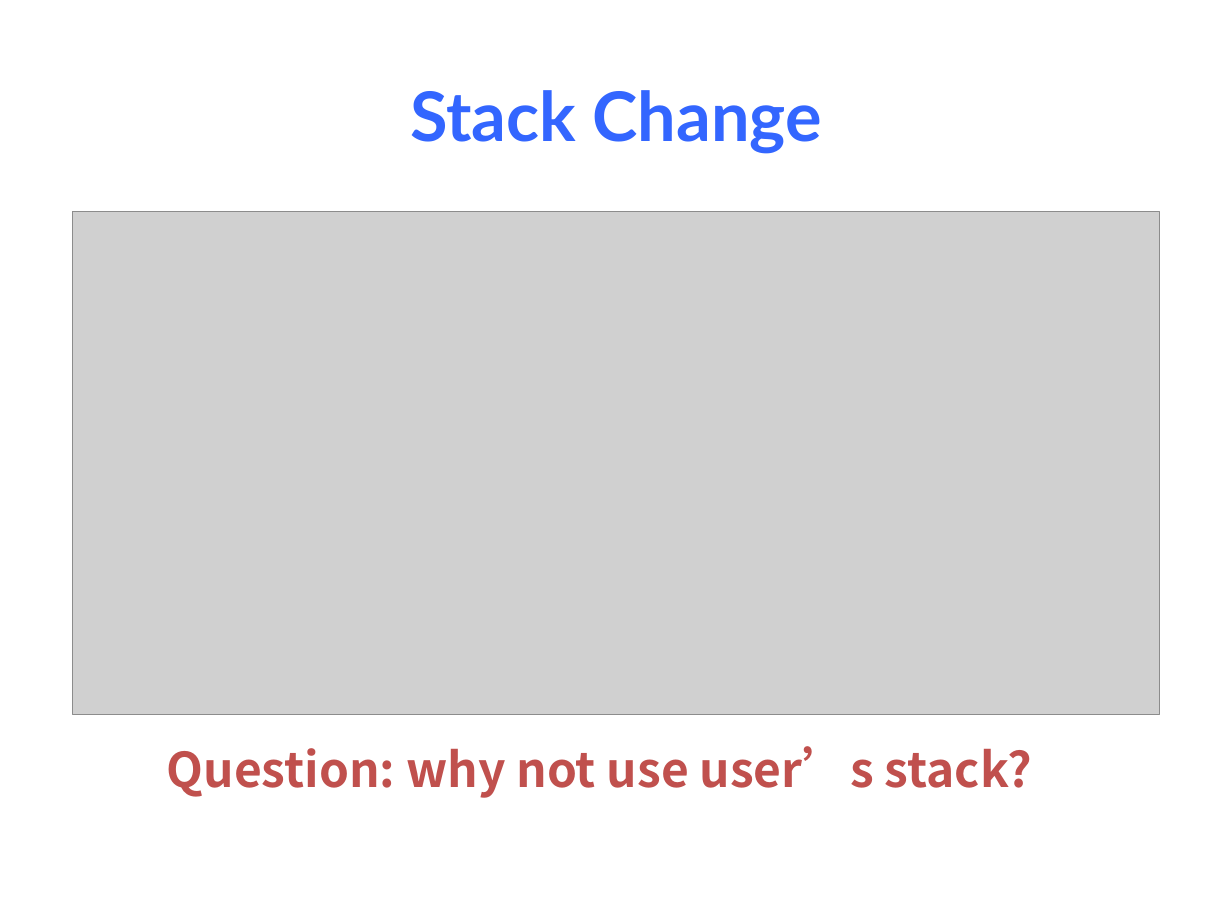
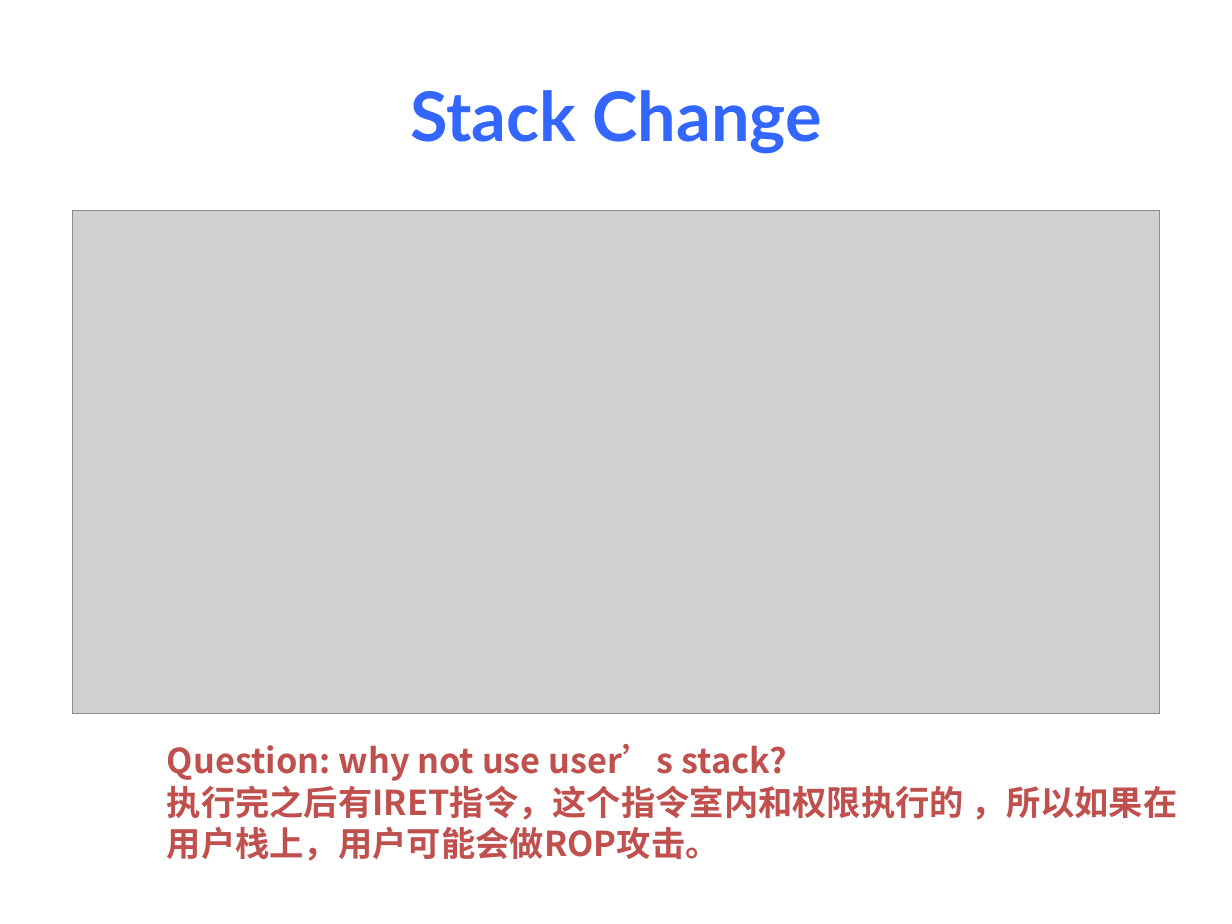
Before and after one commit to dingzhenkai/OS-review, a slide deck: slide 13 of OS-07.pptx. Drawn at 1232x924 pixels with LibreOffice and Linux fonts; fonts in the diff are those of the drawing; grey boxes stand for pictures. Boxes give left, top, right and bottom in pixels: in the first picture for what was removed or moved away, otherwise in the second. Text is boxed around its words. In the diff, an @@ line names an element or a change of style, - is before the commit and + after.

```diff
--- a/OS-07.pptx
+++ b/OS-07.pptx
@@ text at (167, 744, 786, 781): size 28 to 20 pt in "Question: why not use user’s stack?" @@
@@ text at (167, 780, 1178, 861): paragraphs added @@
+执行完之后有IRET指令，这个指令室内和权限执行的 ，所以如果在
+用户栈上，用户可能会做ROP攻击。
```
Also in this commit, not shown: 1 other slide changed, 5 other files.
